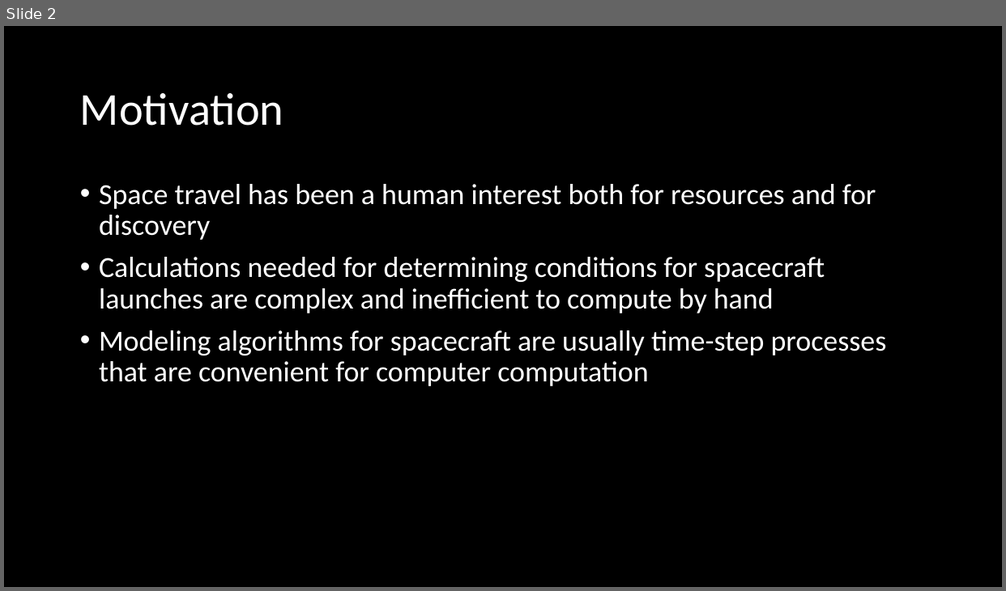
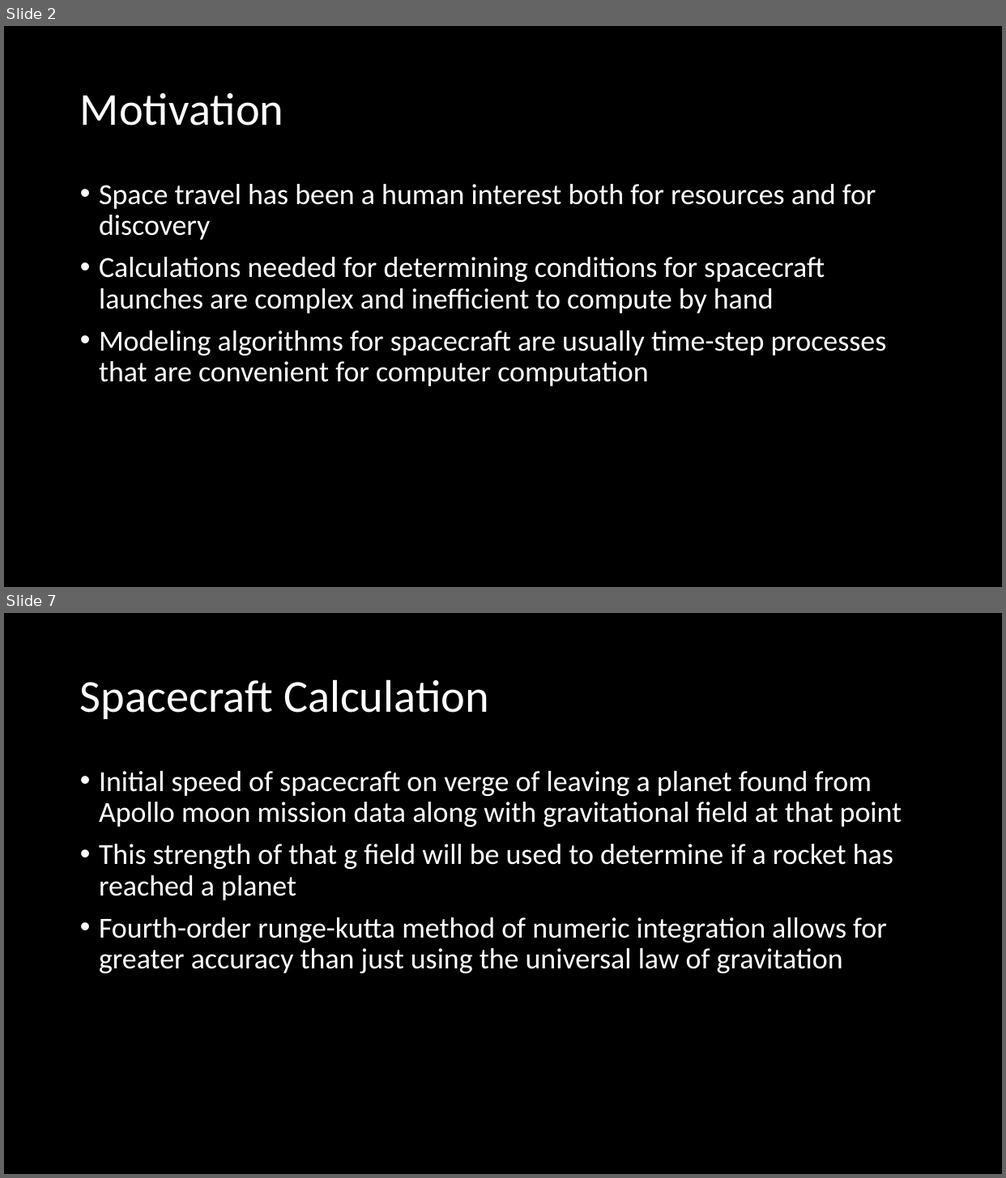
Before and after one commit to tjresearch/research-junyan, a slide deck: Presentation/Junyan_Peng_Presentation.pptx. Shown one above the other, each under a label of ours: slide 2 before the commit, slides 2 and 7 after it; the slides between them are not shown. The pictures are 1006x591 and 1006x1178 pixels, drawn with LibreOffice and Linux fonts; fonts in the diff are those of the drawing; background and template pictures are left out. Boxes give left, top, right and bottom in pixels: in the first picture for what was removed or moved away, otherwise in the second. Text is boxed around its words. In the diff, an @@ line names an element or a change of style, - is before the commit and + after.

```diff
--- a/Presentation/Junyan_Peng_Presentation.pptx
+++ b/Presentation/Junyan_Peng_Presentation.pptx
@@ slide 7 added at bbox=[4, 613, 1002, 1174], background picture (left out) @@
@@ title added at bbox=[80, 679, 489, 719], 44 pt, text #FFFFFF @@
+Spacecraft Calculation
@@ text added at bbox=[99, 771, 902, 973], 28 pt, text #FFFFFF @@
+• Initial speed of spacecraft on verge of leaving a planet found from Apollo moon mission data along with gravitational field at that point
+• This strength of that g field will be used to determine if a rocket has reached a planet
+• Fourth-order runge-kutta method of numeric integration allows for greater accuracy than just using the universal law of gravitation
```
Also in this commit, not shown: 2 slides changed, 6 other slides added, 7 other files.
